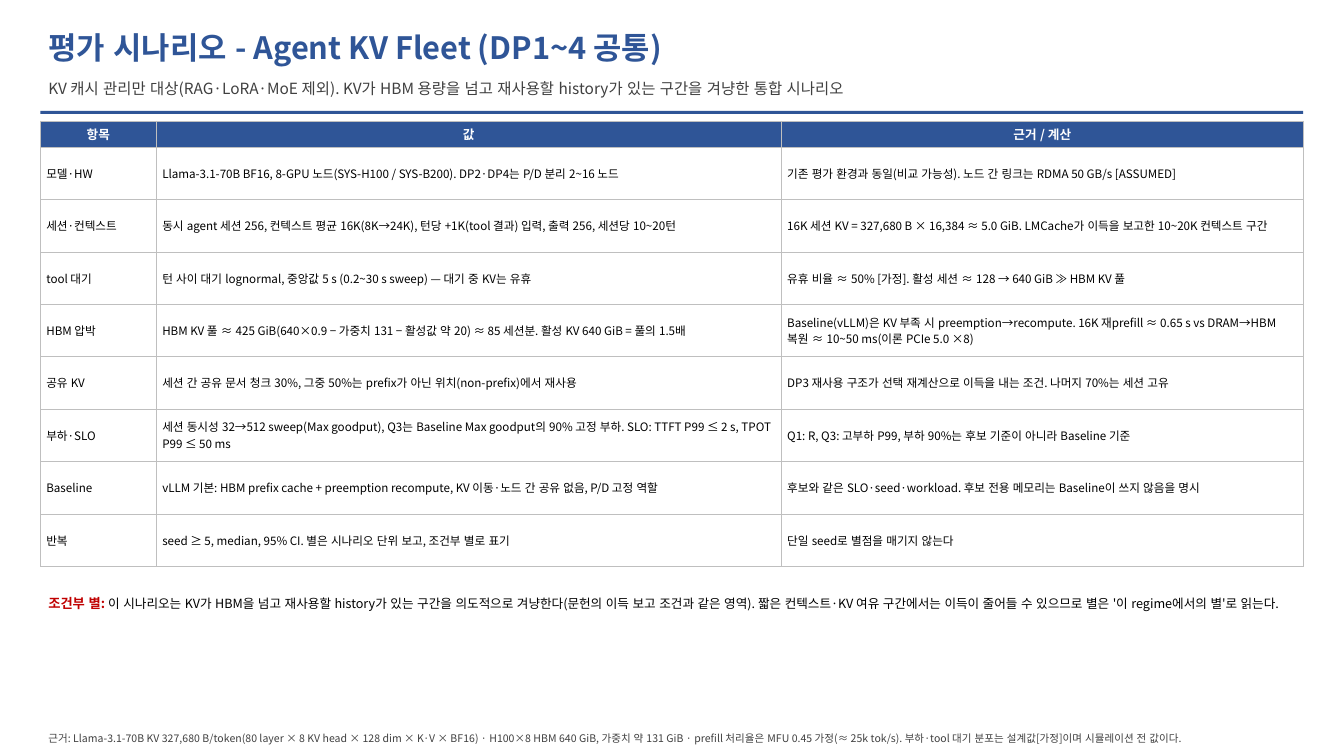
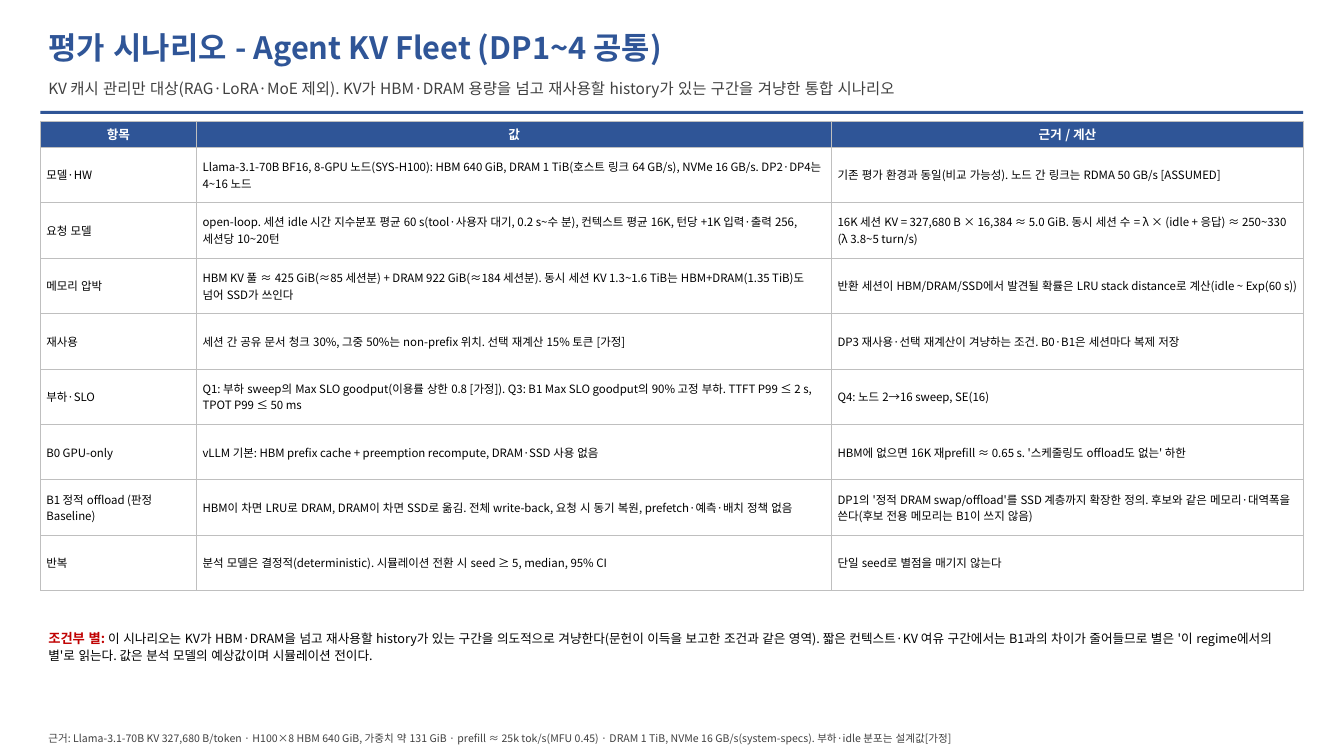
Before and after one commit to mkim0628/vllm, a slide deck: slide 18 of doc-mk/QA-criteria-v4/DP-QA-criteria-v4.pptx (slide 12 before the commit). Drawn at 1344x756 pixels with LibreOffice and Linux fonts; fonts in the diff are those of the drawing. Boxes give left, top, right and bottom in pixels: in the first picture for what was removed or moved away, otherwise in the second. Text is boxed around its words. In the diff, an @@ line names an element or a change of style, - is before the commit and + after.

```diff
--- a/doc-mk/QA-criteria-v4/DP-QA-criteria-v4.pptx
+++ b/doc-mk/QA-criteria-v4/DP-QA-criteria-v4.pptx
@@ text at bbox=[48, 81, 895, 98]: text changed @@
-KV 캐시 관리만 대상(RAG·LoRA·MoE 제외). KV가 HBM 용량을 넘고 재사용할 history가 있는 구간을 겨냥한 통합 시나리오
+KV 캐시 관리만 대상(RAG·LoRA·MoE 제외). KV가 HBM·DRAM 용량을 넘고 재사용할 history가 있는 구간을 겨냥한 통합 시나리오
@@ table at bbox=[40, 121, 1304, 591] @@
-row 2, column 2: Llama-3.1-70B BF16, 8-GPU 노드(SYS-H100 / SYS-B200). DP2·DP4는 P/D 분리 2~16 노드
+row 2, column 2: Llama-3.1-70B BF16, 8-GPU 노드(SYS-H100): HBM 640 GiB, DRAM 1 TiB(호스트 링크 64 GB/s), NVMe 16 GB/s. DP2·DP4는 4~16 노드
-row 3: 세션·컨텍스트 | 동시 agent 세션 256, 컨텍스트 평균 16K(8K→24K), 턴당 +1K(tool 결과) 입력, 출력 256, 세션당 10~20턴 | 16K 세션 KV = 327,680 B × 16,384 ≈ 5.0 GiB. LMCache가 이득을 보고한 10~20K 컨텍스트 구간
+row 3: 요청 모델 | open-loop. 세션 idle 시간 지수분포 평균 60 s(tool·사용자 대기, 0.2 s~수 분), 컨텍스트 평균 16K, 턴당 +1K 입력·출력 256, 세션당 10~20턴 | 16K 세션 KV = 327,680 B × 16,384 ≈ 5.0 GiB. 동시 세션 수 = λ × (idle + 응답) ≈ 250~330 (λ 3.8~5 turn/s)
-row 4: tool 대기 | 턴 사이 대기 lognormal, 중앙값 5 s (0.2~30 s sweep) — 대기 중 KV는 유휴 | 유휴 비율 ≈ 50% [가정]. 활성 세션 ≈ 128 → 640 GiB ≫ HBM KV 풀
+row 4: 메모리 압박 | HBM KV 풀 ≈ 425 GiB(≈85 세션분) + DRAM 922 GiB(≈184 세션분). 동시 세션 KV 1.3~1.6 TiB는 HBM+DRAM(1.35 TiB)도 넘어 SSD가 쓰인다 | 반환 세션이 HBM/DRAM/SSD에서 발견될 확률은 LRU stack distance로 계산(idle ~ Exp(60 s))
-row 5: HBM 압박 | HBM KV 풀 ≈ 425 GiB(640×0.9 − 가중치 131 − 활성값 약 20) ≈ 85 세션분. 활성 KV 640 GiB = 풀의 1.5배 | Baseline(vLLM)은 KV 부족 시 preemption→recompute. 16K 재prefill ≈ 0.65 s vs DRAM→HBM 복원 ≈ 10~50 ms(이론 PCIe 5.0 ×8)
+row 5: 재사용 | 세션 간 공유 문서 청크 30%, 그중 50%는 non-prefix 위치. 선택 재계산 15% 토큰 [가정] | DP3 재사용·선택 재계산이 겨냥하는 조건. B0·B1은 세션마다 복제 저장
-row 6: 공유 KV | 세션 간 공유 문서 청크 30%, 그중 50%는 prefix가 아닌 위치(non-prefix)에서 재사용 | DP3 재사용 구조가 선택 재계산으로 이득을 내는 조건. 나머지 70%는 세션 고유
+row 6: 부하·SLO | Q1: 부하 sweep의 Max SLO goodput(이용률 상한 0.8 [가정]). Q3: B1 Max SLO goodput의 90% 고정 부하. TTFT P99 ≤ 2 s, TPOT P99 ≤ 50 ms | Q4: 노드 2→16 sweep, SE(16)
-row 7: 부하·SLO | 세션 동시성 32→512 sweep(Max goodput), Q3는 Baseline Max goodput의 90% 고정 부하. SLO: TTFT P99 ≤ 2 s, TPOT P99 ≤ 50 ms | Q1: R, Q3: 고부하 P99, 부하 90%는 후보 기준이 아니라 Baseline 기준
+row 7: B0 GPU-only | vLLM 기본: HBM prefix cache + preemption recompute, DRAM·SSD 사용 없음 | HBM에 없으면 16K 재prefill ≈ 0.65 s. '스케줄링도 offload도 없는' 하한
-row 8: Baseline | vLLM 기본: HBM prefix cache + preemption recompute, KV 이동·노드 간 공유 없음, P/D 고정 역할 | 후보와 같은 SLO·seed·workload. 후보 전용 메모리는 Baseline이 쓰지 않음을 명시
+row 8: B1 정적 offload (판정 Baseline) | HBM이 차면 LRU로 DRAM, DRAM이 차면 SSD로 옮김. 전체 write-back, 요청 시 동기 복원, prefetch·예측·배치 정책 없음 | DP1의 '정적 DRAM swap/offload'를 SSD 계층까지 확장한 정의. 후보와 같은 메모리·대역폭을 쓴다(후보 전용 메모리는 B1이 쓰지 않음)
-row 9, column 2: seed ≥ 5, median, 95% CI. 별은 시나리오 단위 보고, 조건부 별로 표기
+row 9, column 2: 분석 모델은 결정적(deterministic). 시뮬레이션 전환 시 seed ≥ 5, median, 95% CI
@@ size 8.3 to 8.2 pt in "모델·HW", "기존 평가 환경과 동일(비교 가능성). 노드 간 ...", "반복", "단일 seed로 별점을 매기지 않는다" @@
@@ text at bbox=[48, 632, 1272, 661]: text changed @@
-조건부 별: 이 시나리오는 KV가 HBM을 넘고 재사용할 history가 있는 구간을 의도적으로 겨냥한다(문헌의 이득 보고 조건과 같은 영역). 짧은 컨텍스트·KV 여유 구간에서는 이득이 줄어들 수 있으므로 별은 '이 regime에서의 별'로 읽는다.
+조건부 별: 이 시나리오는 KV가 HBM·DRAM을 넘고 재사용할 history가 있는 구간을 의도적으로 겨냥한다(문헌이 이득을 보고한 조건과 같은 영역). 짧은 컨텍스트·KV 여유 구간에서는 B1과의 차이가 줄어들므로 별은 '이 regime에서의 별'로 읽는다. 값은 분석 모델의 예상값이며 시뮬레이션 전이다.
@@ text at bbox=[48, 733, 952, 745]: text changed @@
-근거: Llama-3.1-70B KV 327,680 B/token(80 layer × 8 KV head × 128 dim × K·V × BF16) · H100×8 HBM 640 GiB, 가중치 약 131 GiB · prefill 처리율은 MFU 0.45 가정(≈ 25k tok/s). 부하·tool 대기 분포는 설계값[가정]이며 시뮬레이션 전 값이다.
+근거: Llama-3.1-70B KV 327,680 B/token · H100×8 HBM 640 GiB, 가중치 약 131 GiB · prefill ≈ 25k tok/s(MFU 0.45) · DRAM 1 TiB, NVMe 16 GB/s(system-specs). 부하·idle 분포는 설계값[가정]
```
Also in this commit, not shown: 11 other slides changed, 6 slides added, 6 other files.
